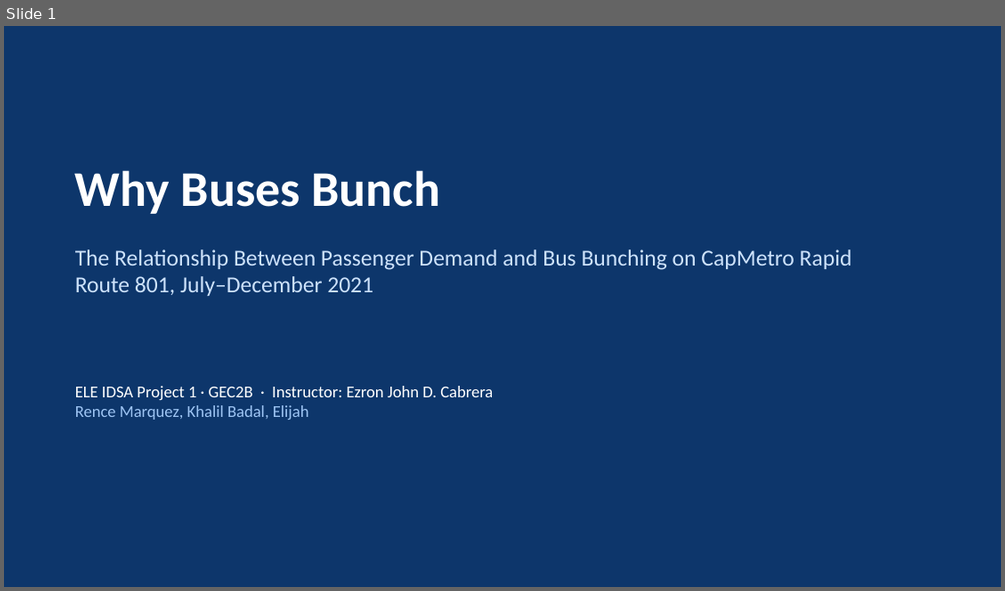
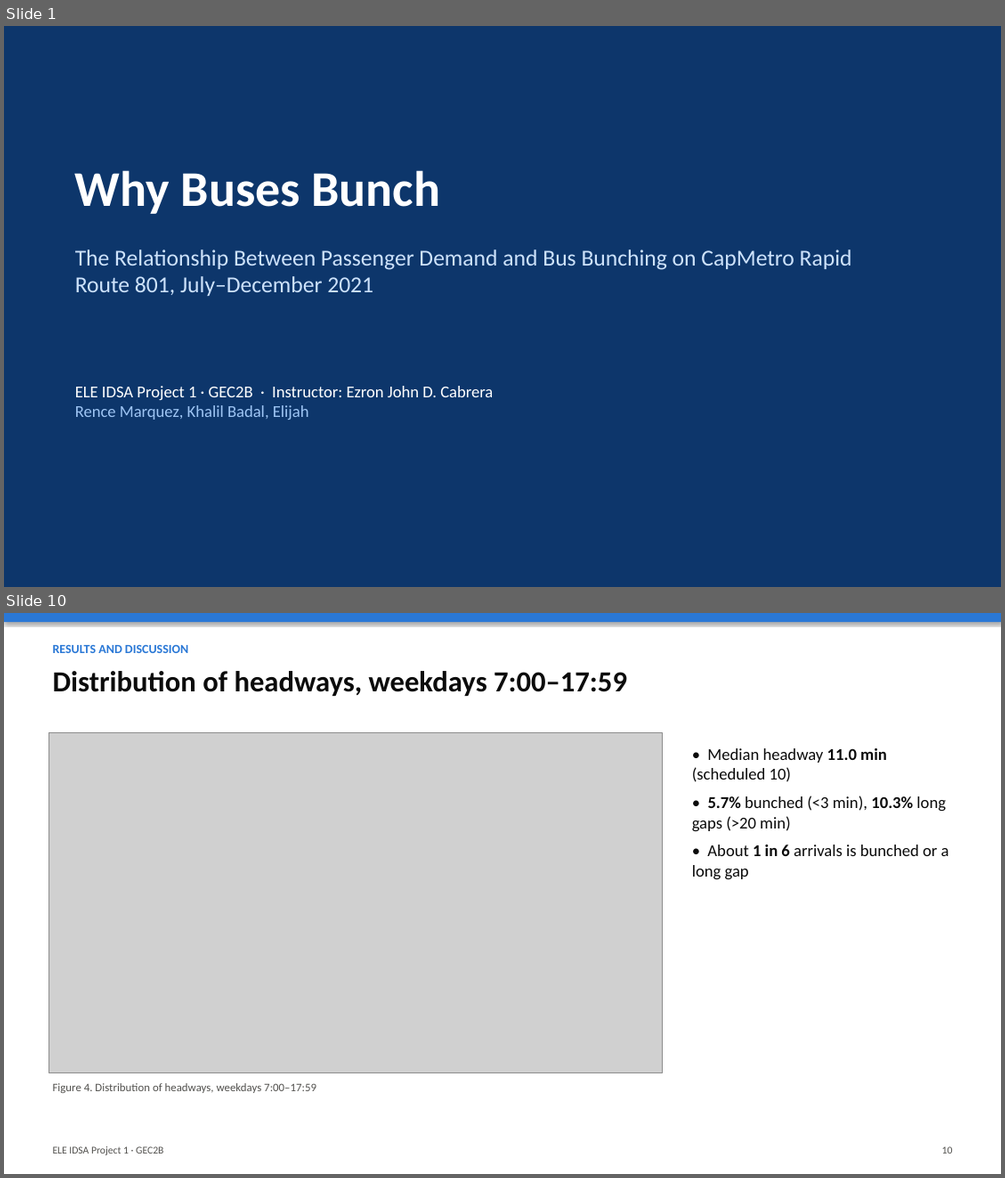
Before and after one commit to RJL-Marquez/ELE-IDSA-PROJECT-1, a slide deck: report/output/ELE_IDSA_Project1_Slides.pptx. Shown one above the other, each under a label of ours: slide 1 before the commit, slides 1 and 10 after it; the slides between them are not shown. The pictures are 1005x591 and 1005x1178 pixels, drawn with LibreOffice and Linux fonts; fonts in the diff are those of the drawing; grey boxes stand for pictures. Boxes give left, top, right and bottom in pixels: in the first picture for what was removed or moved away, otherwise in the second. Text is boxed around its words. In the diff, an @@ line names an element or a change of style, - is before the commit and + after.

```diff
--- a/report/output/ELE_IDSA_Project1_Slides.pptx
+++ b/report/output/ELE_IDSA_Project1_Slides.pptx
@@ slide 10 added at (4,613,1001,1174), background #FFFFFF @@
@@ rectangle added at (4,613,1001,622), fill #2A78D6 @@
@@ text added at (53,645,188,653), 12 pt, text #2A78D6, bold @@
+RESULTS AND DISCUSSION
@@ text added at (53,671,627,696), 28 pt, text #0B0B0B, bold @@
+Distribution of headways, weekdays 7:00–17:59
@@ picture added at (48,732,662,1073) @@
@@ text added at (692,748,949,880), 16 pt, text #0B0B0B @@
+• Median headway 11.0 min (scheduled 10)
+• 5.7% bunched (<3 min), 10.3% long gaps (>20 min)
+• About 1 in 6 arrivals is bunched or a long gap
@@ text added at (53,1083,316,1093), 11 pt, text #52514E @@
+Figure 4. Distribution of headways, weekdays 7:00–17:59
@@ text added at (53,1146,163,1155), 10 pt, text #52514E @@
+ELE IDSA Project 1 · GEC2B
@@ text added at (942,1146,953,1153), 10 pt, text #52514E @@
+10
```
Also in this commit, not shown: 14 slides changed, 3 other slides added, 2 slides removed, 19 other files.
